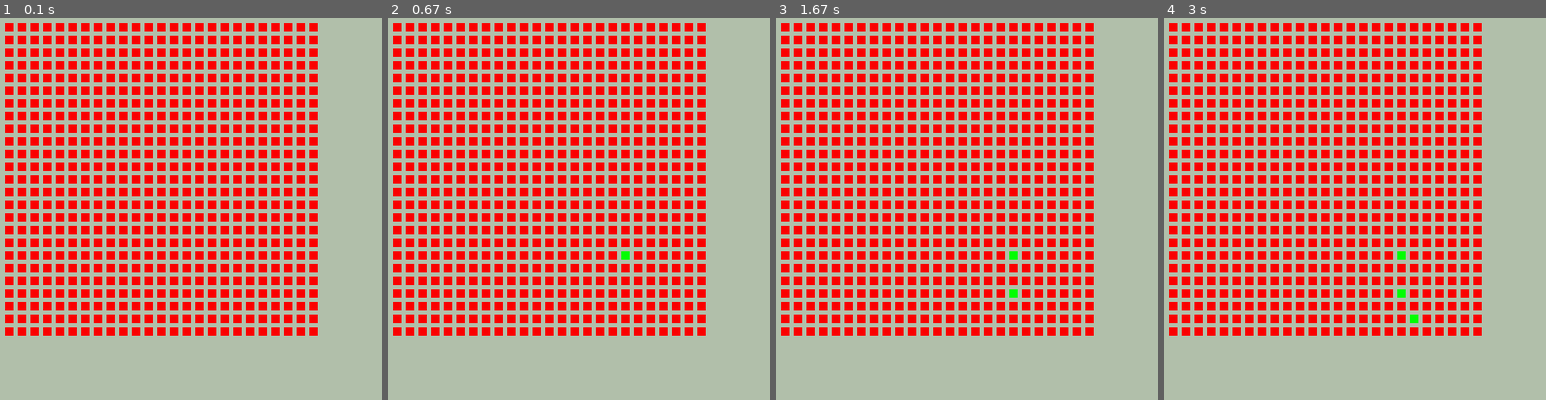
Above: before the commit, frames 1-4 (left to right).
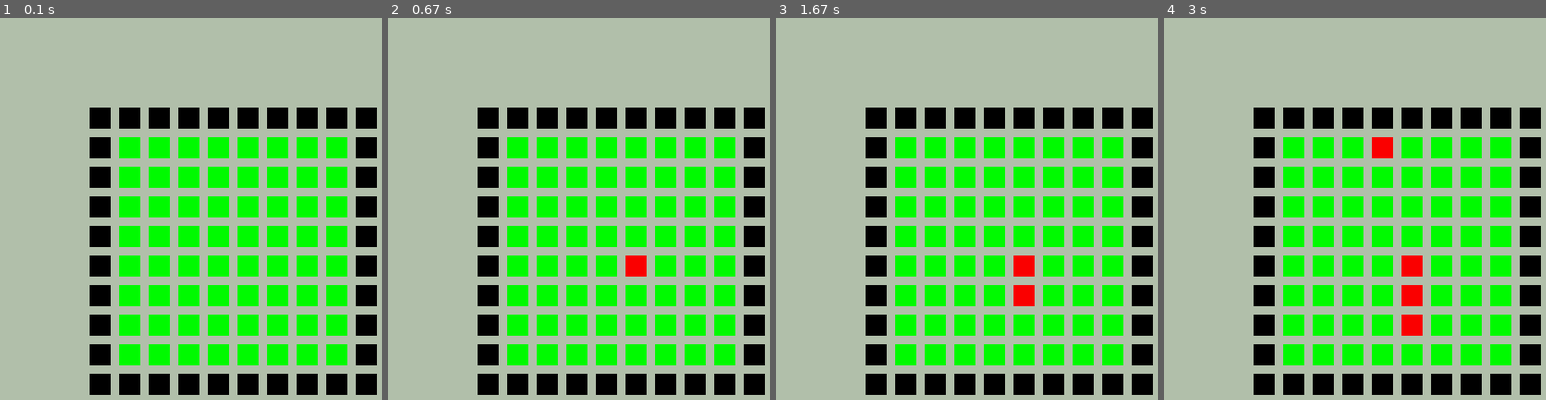
Above: after the commit, the same moments.

Repository: KrystofMaxaCZ/BFSvsA-Pygame
Game: pygame game, started from main.py
Same seed, same stepped clock (60 frames per second), same inputs: the game is played once before the commit and once after it.
Inputs (mouse positions are in pixels of both pictures, inside the frame that each line leads up to):
- Up to frame 1 (0.1 s): no input
- Up to frame 2 (0.67 s): click (624, 254) at 0.38 s
- Up to frame 3 (1.67 s): click (1016, 296) at 0.72 s
- Up to frame 4 (3 s): click (1408, 323) at 2.55 s; click (1381, 147) at 2.88 s

The runs differ from the first frame. In frame 1, 52% of the frame differs, in the area x 1-99%, y 1-99%; in frame 2, 52%; in frame 3, 52%; in frame 4, 52%.

Commit message:
Uprava UI

Diff:
--- a/main.py
+++ b/main.py
@@ -12,13 +12,21 @@
 # Colors
 BACKGROUND_COLOR = (177, 191, 170)
 
-
+POLE_WIDTH = 10
+POLE_HEIGHT = 10
+WALL_COLOR = (250,0,0)
+BOARDER_COLOR = (0,0,0)
+AVAILABLE_COLUMN_COLOR = (0,250,0)
 # priprava prostredi
 buttons = []
-for x in range(25):
-    for y in range(25):
-        button = Button(screen, (250,0,0), 100 + x * 15, 100 + y * 15, 10, 10, 1)
-        buttons.append(button)
+for x in range(POLE_WIDTH):
+    for y in range(POLE_HEIGHT):
+        if (x == 0) or (x == (POLE_WIDTH - 1)) or (y == 0) or (y==(POLE_HEIGHT - 1)):
+            button = Button(screen, BOARDER_COLOR, 200 + x * 35, 200 + y * 35, 25, 25, 3)
+            buttons.append(button)
+        else:
+            button = Button(screen, AVAILABLE_COLUMN_COLOR, 200 + x * 35, 200 + y * 35, 25, 25, 1)
+            buttons.append(button)
 # Game loop
 running = True
 while running:
@@ -31,10 +39,10 @@
             for button in buttons:
                 if button.is_clicked(event):
                     if button.type == 1:
-                        button.color = (0, 255, 0) # na zelenou
+                        button.color = WALL_COLOR # na zelenou
                         button.type = 0
                     elif button.type == 0:
-                        button.color = (255, 0, 0) # na cervenou zpatky
+                        button.color = AVAILABLE_COLUMN_COLOR # na cervenou zpatky
                         button.type = 1
 
     screen.fill(BACKGROUND_COLOR)
